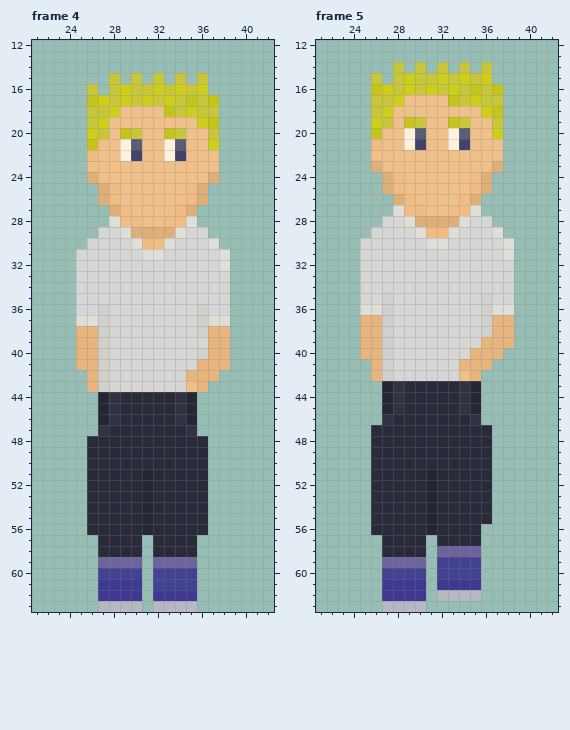
Two states of a pixel-art file, Assets/art/hamilton/HamiltonEast/Bank/Characters/LineWaiter3/LineWaiter3WalkD.aseprite. Above is the file before it was changed.
64x64 pixels, 5 frames. Colours within 5 levels of each other are drawn and written as one. Shown: frame 4: x 21..42, y 12..63; frame 5: x 21..42, y 12..63. The commit also changed other frames, which this record leaves out.
New version:
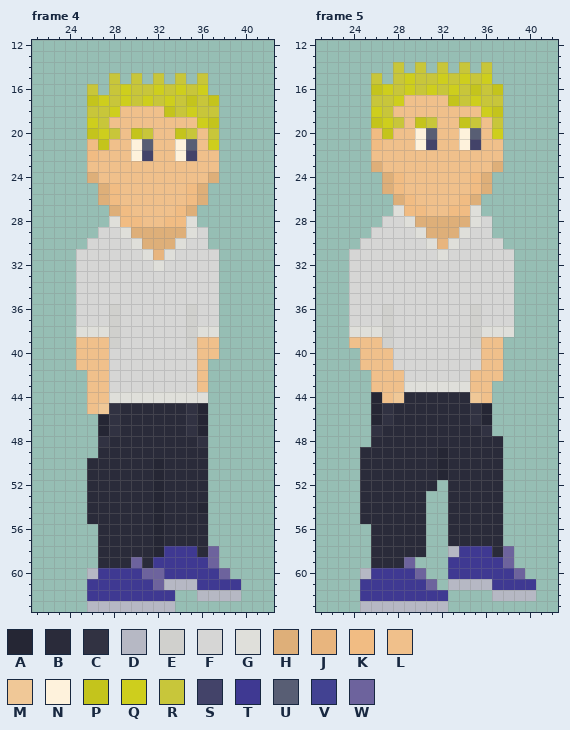
Palette (. is transparent): A #252634  B #2a2b3a  C #313242  D #b6b8c4  E #d0d0cd  F #d6d6d5  G #dfdfda  H #deaf79  J #e8b57e  K #f1bc83  L #f0c08b  M #f0c897  N #fef2dc  P #c4c41c  Q #cece1d  R #c8c63a  S #434369  T #3f3992  U #585e74  V #424292  W #6d639d
Edits made:
layer "Walk D" now hidden
layer "Walk R" now shown
Changed rows in their new state; - is an unchanged pixel.
Frame 4:
first column x 26:
19 QR--------
20 PQRLPR-LPR
21 KP-LNU-LNU
22 ---LNS-LNS
first column x 25:
29 ---------HG----
30 ------HHHG--.--
31 -------JG----.-
32 -------G-----.-
33 -------------.-
34 -------------.-
35 -------------.-
36 --FE------EF-.-
37 FFFE------EFF.-
38 GGGE------EGG.-
39 LLLE------ELL.-
40 LLL--------LL.-
41 LLL--------L..-
42 -LL-------FL.--
43 -LL-------FL---
44 -LLGGGGGGGGG---
45 -LM------BCA---
46 ---------BCA---
47 --AC-------A---
48 -.C--------C---
49 -.-------------
50 -------A-------
51 ------BA-------
52 ------BA-------
53 ------BA-------
54 ------BA---A---
55 ------BA-------
56 -.----BA-------
57 ------BA---B---
58 ------BATTTBW--
59 --BBB-BTTTTTW--
60 -DTTTTWWTTTTTW-
61 -T----TWDDDTTTT
62 -T----T--..DDDD
63 -D----D--..----
Frame 5:
first column x 26:
18 QR--------
19 PQRLPR-LPR
20 KP-LNU-LNU
21 ---LNS-LNS
first column x 24:
28 ----------HG-----
29 -------HHHG--.---
30 --------JG----.--
31 F-------G-----F--
32 F----------------
33 F----------------
34 F----------------
35 F--F--------F----
36 FFF--------EFFF--
37 FFF--------EFFF--
38 GGG--------EGGG--
39 LLL--------ELL.--
40 -LLL-------FLL---
41 -LLL------FFLL---
42 --LLL-----FLLL---
43 --LLLGGGGGGLL----
44 --ALM-----BML----
45 --ACB-----BCA----
46 --A---------A----
47 --C---------C----
48 -------------B---
49 -B------A----B---
50 -B------A----B---
51 -B-----BA----B---
52 -B-----B.----B---
53 -B-----..----B---
54 -B-----..----B---
55 -B-----..----B---
56 -------..---BB---
57 --B-----.---BB---
58 --B-----.DTTTBW--
59 --BBB-.-.TTTTTW--
60 -DTTTTW-.TTTTTTW-
61 -TT----W.DDDDTTTT
62 -TT----TT...-DDDD
63 -DD----DD--------
